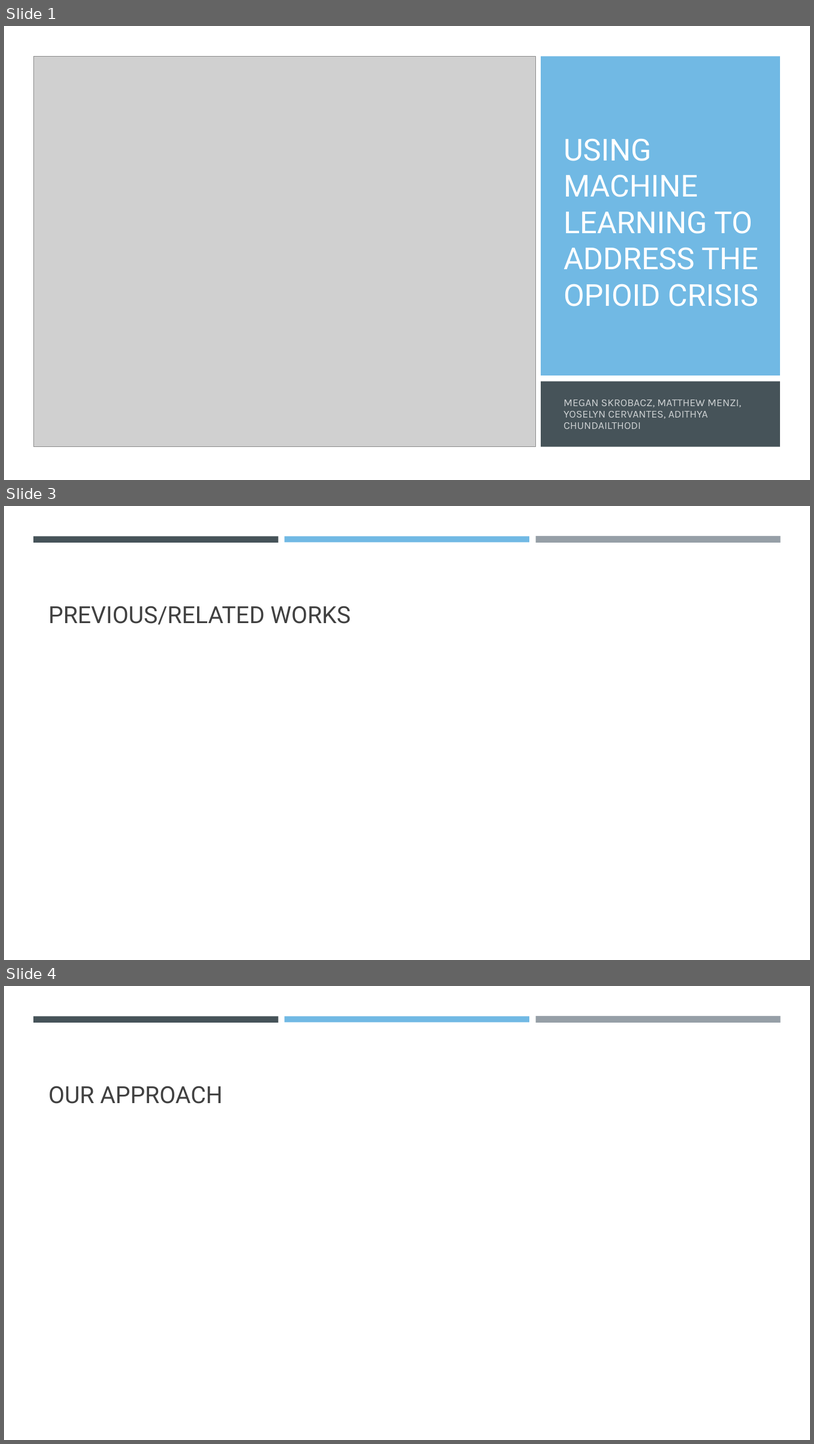
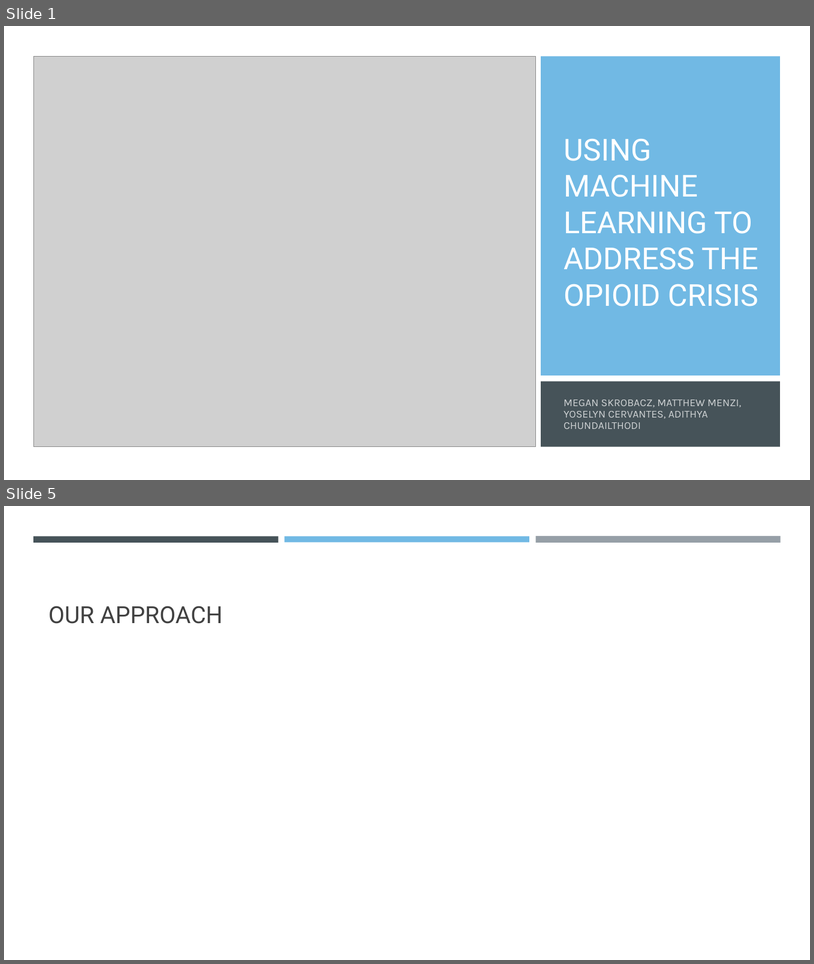
Before and after one commit to MLOpioidProjectCode/project_code, a slide deck: presentation/opioid_powerpoint.pptx. Shown one above the other, each under a label of ours: slides 1, 3 and 4 before the commit, slides 1 and 5 after it; the slides between them are not shown. The pictures are 814x1444 and 814x964 pixels, drawn with LibreOffice and Linux fonts; fonts in the diff are those of the drawing; grey boxes stand for pictures. Boxes give left, top, right and bottom in pixels: in the first picture for what was removed or moved away, otherwise in the second. Text is boxed around its words. In the diff, an @@ line names an element or a change of style, - is before the commit and + after.

```diff
--- a/presentation/opioid_powerpoint.pptx
+++ b/presentation/opioid_powerpoint.pptx
@@ slide 3 removed at <box>4,506,810,960</box>, background #FFFFFF; not listed: 3 template elements that a slide beside it also shows @@
@@ title removed at <box>48,606,351,625</box> @@
-PREVIOUS/RELATED WORKS
@@ what was slide 4 is now slide 5 @@
```
Also in this commit, not shown: 1 slide changed, 3 slides added, 1 other slide removed.
